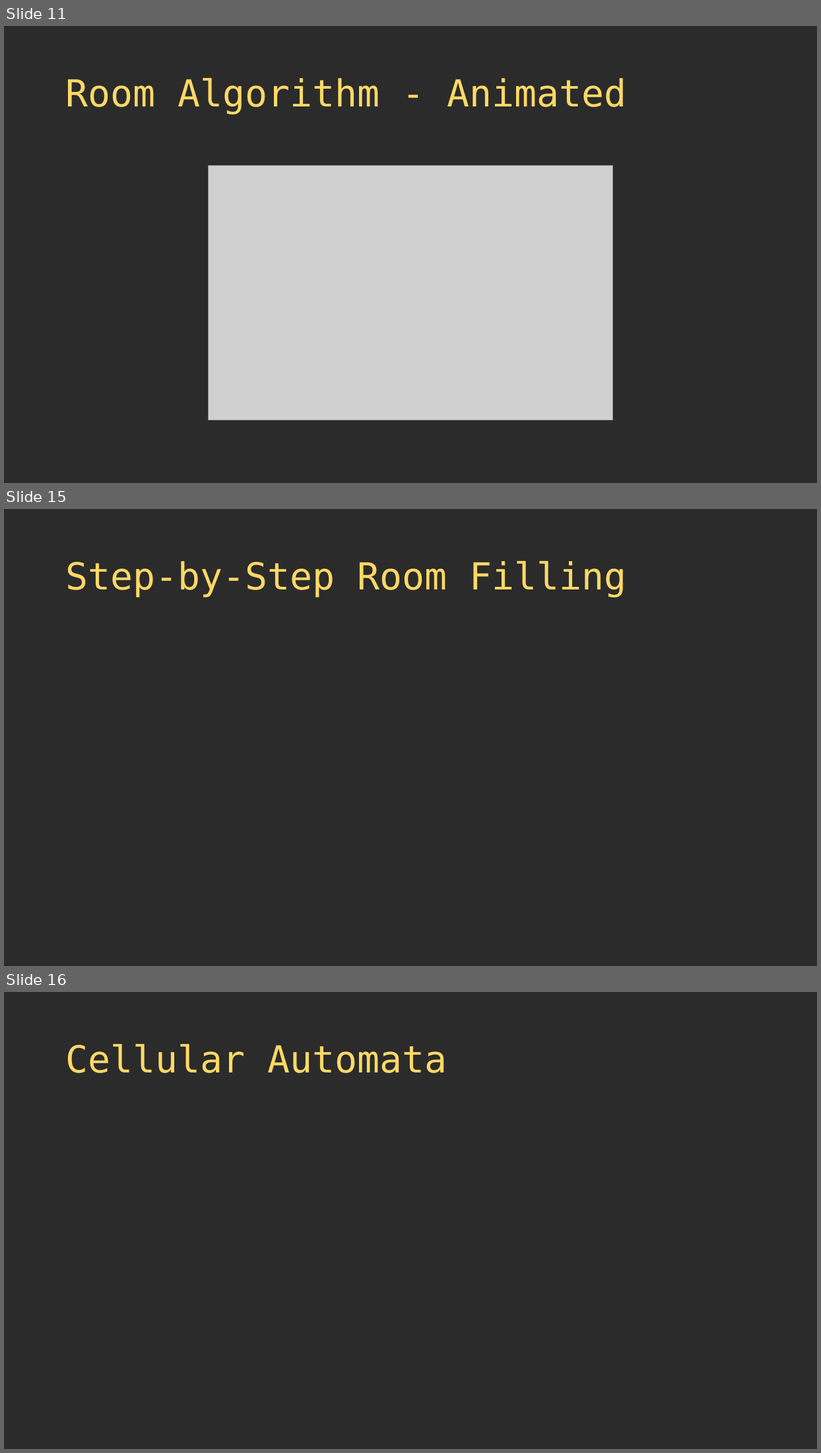
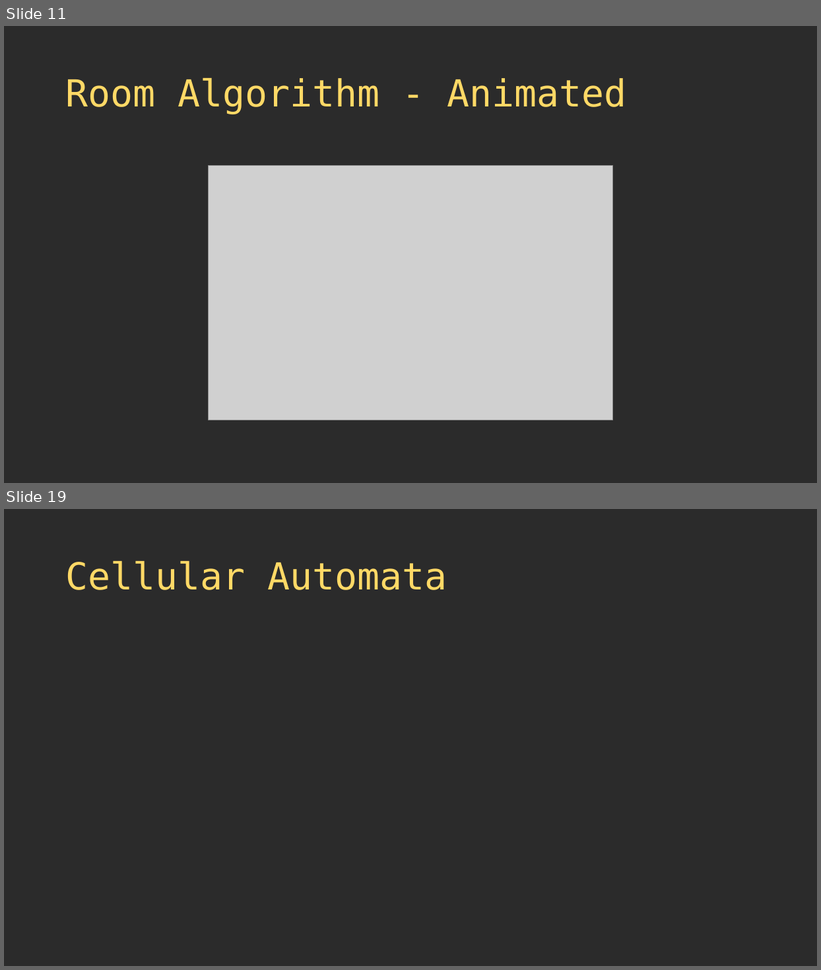
Before and after one commit to thebracket/roguelike-celebration-2020, a slide deck: Procedural Map Generation Techniques.pptx. Shown one above the other, each under a label of ours: slides 11, 15 and 16 before the commit, slides 11 and 19 after it; the slides between them are not shown. The pictures are 821x1453 and 821x970 pixels, drawn with LibreOffice and Linux fonts; fonts in the diff are those of the drawing; grey boxes stand for pictures; background and template pictures are left out; a plain dark background stands for a picture behind light text. Boxes give left, top, right and bottom in pixels: in the first picture for what was removed or moved away, otherwise in the second. Text is boxed around its words. In the diff, an @@ line names an element or a change of style, - is before the commit and + after.

```diff
--- a/Procedural Map Generation Techniques.pptx
+++ b/Procedural Map Generation Techniques.pptx
@@ slide 15 removed at box(4, 509, 817, 966), background picture (left out) @@
@@ title removed at box(66, 561, 627, 597) @@
-Step-by-Step Room Filling
@@ what was slide 16 is now slide 19 @@
```
Also in this commit, not shown: 1 slide changed, 6 slides added, 2 other slides removed, 4 other files.
